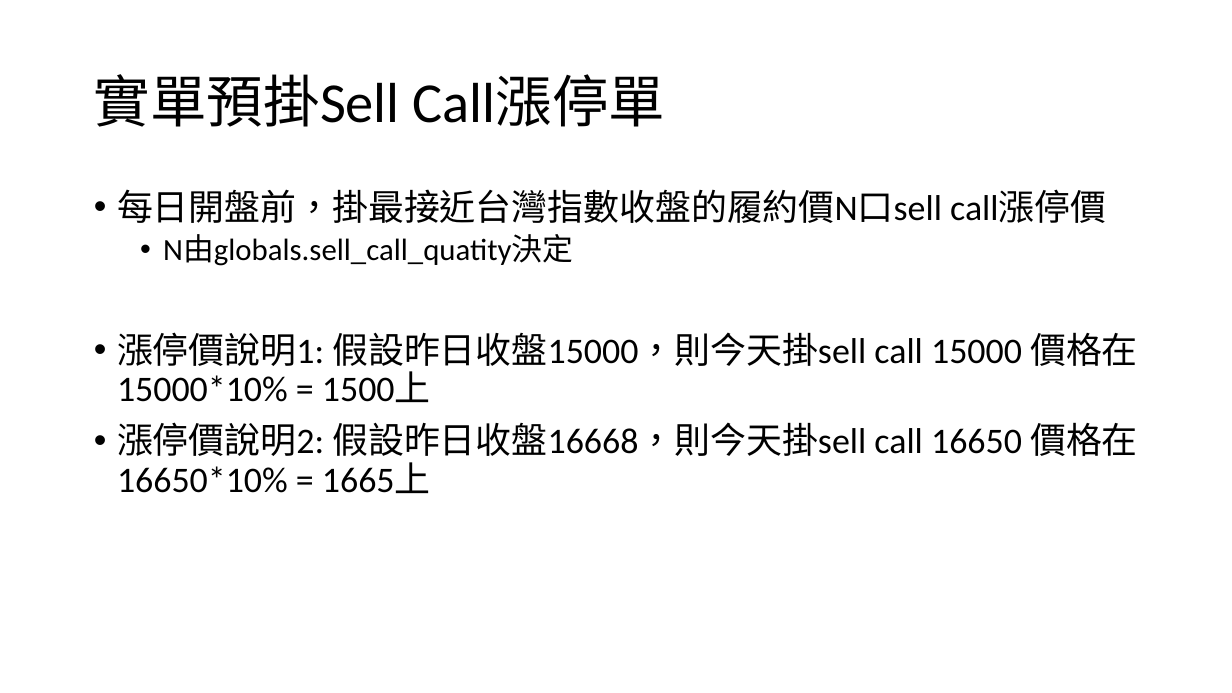
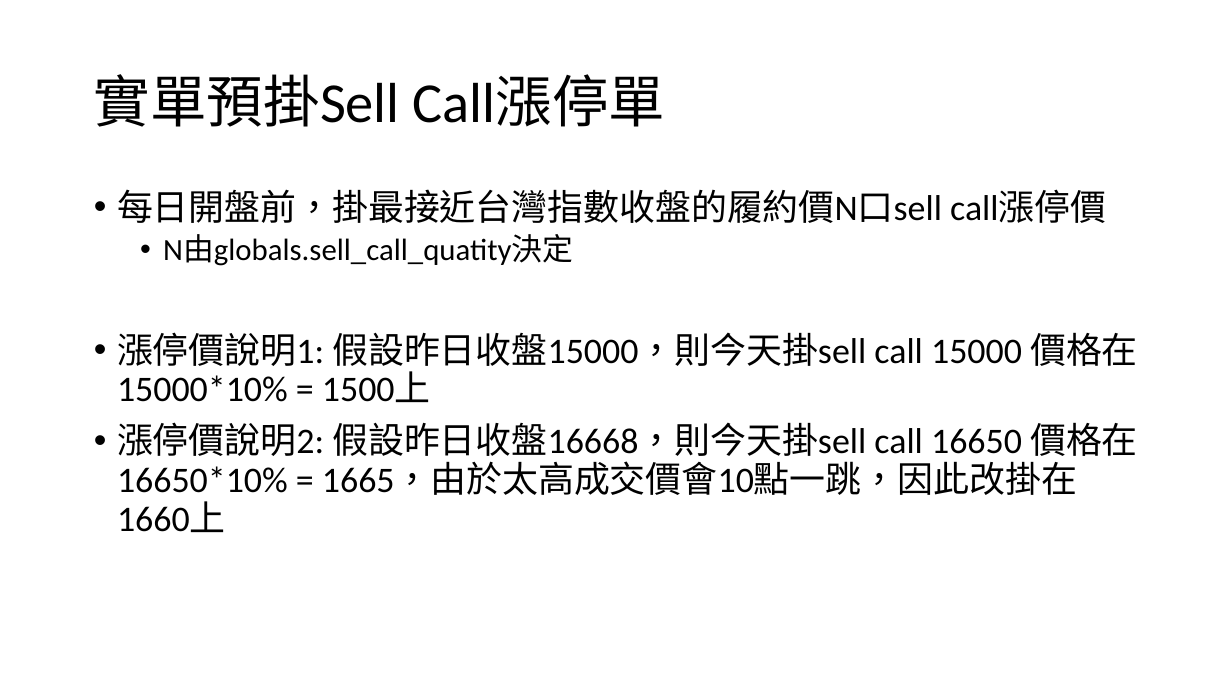
Before and after one commit to youthink0/shioaji-options, a slide deck: slide 12 of 選擇權自動化.pptx. Drawn at 1232x693 pixels with LibreOffice and Linux fonts; fonts in the diff are those of the drawing. Boxes give left, top, right and bottom in pixels: in the first picture for what was removed or moved away, otherwise in the second. Text is boxed around its words. In the diff, an @@ line names an element or a change of style, - is before the commit and + after.

```diff
--- a/選擇權自動化.pptx
+++ b/選擇權自動化.pptx
@@ text at [117,422,1138,532]: text changed @@
-• 漲停價說明2: 假設昨日收盤16668，則今天掛sell call 16650 價格在16650*10% = 1665上
+• 漲停價說明2: 假設昨日收盤16668，則今天掛sell call 16650 價格在16650*10% = 1665，由於太高成交價會10點一跳，因此改掛在1660上
```
Also in this commit, not shown: 1 other file.
